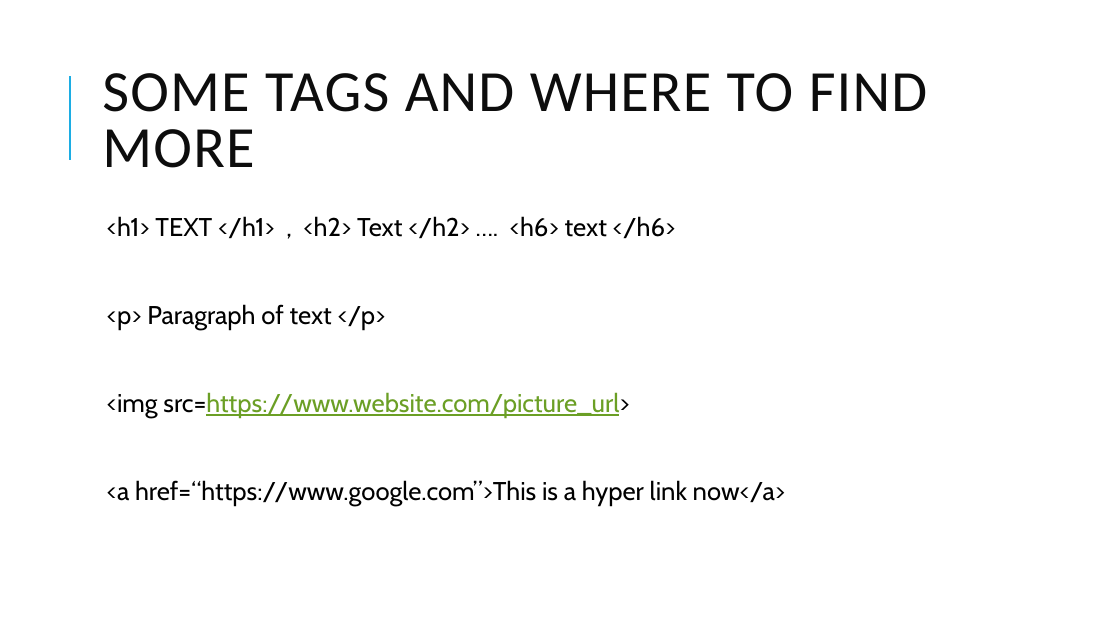
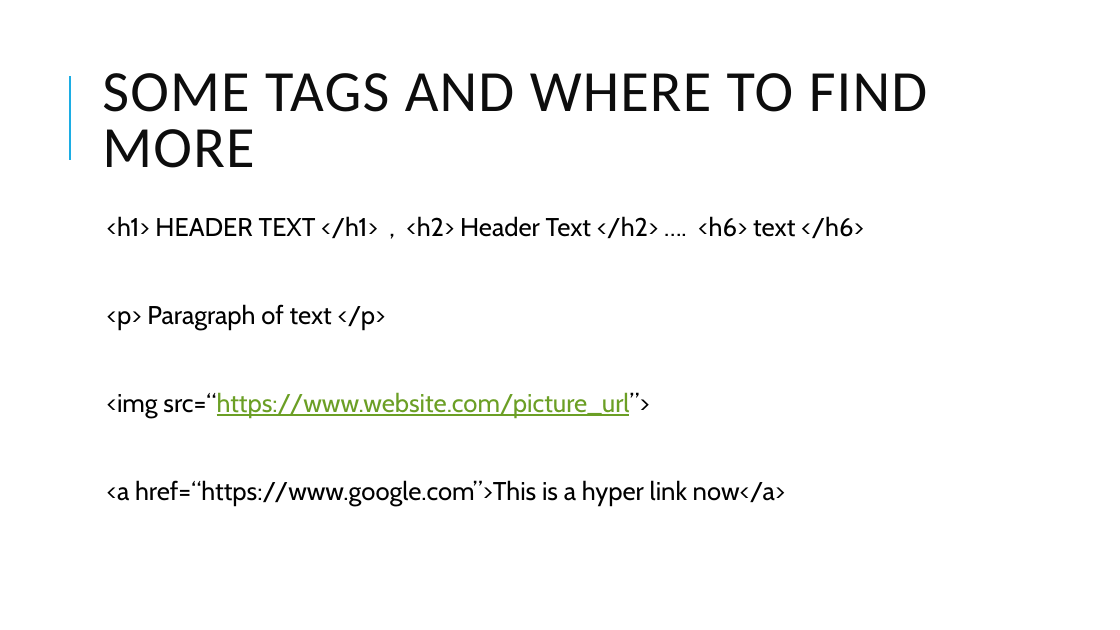
Before and after one commit to Will-Guthrie/HTML-Presentation, a slide deck: slide 8 of HTML and CSS.pptx. Drawn at 1120x630 pixels with LibreOffice and Linux fonts; fonts in the diff are those of the drawing. Boxes give left, top, right and bottom in pixels: in the first picture for what was removed or moved away, otherwise in the second. Text is boxed around its words. In the diff, an @@ line names an element or a change of style, - is before the commit and + after.

```diff
--- a/HTML and CSS.pptx
+++ b/HTML and CSS.pptx
@@ text at [107, 216, 864, 239]: text changed @@
-  <h1> TEXT </h1> , <h2> Text </h2> …. <h6> text </h6>
+  <h1> HEADER TEXT </h1> , <h2> Header Text </h2> …. <h6> text </h6>
@@ text at [107, 392, 649, 418]: text changed @@
-  <img src=https://www.website.com/picture_url>
+  <img src=“https://www.website.com/picture_url”>
```
Also in this commit, not shown: 2 slides added, 1 slide removed.
